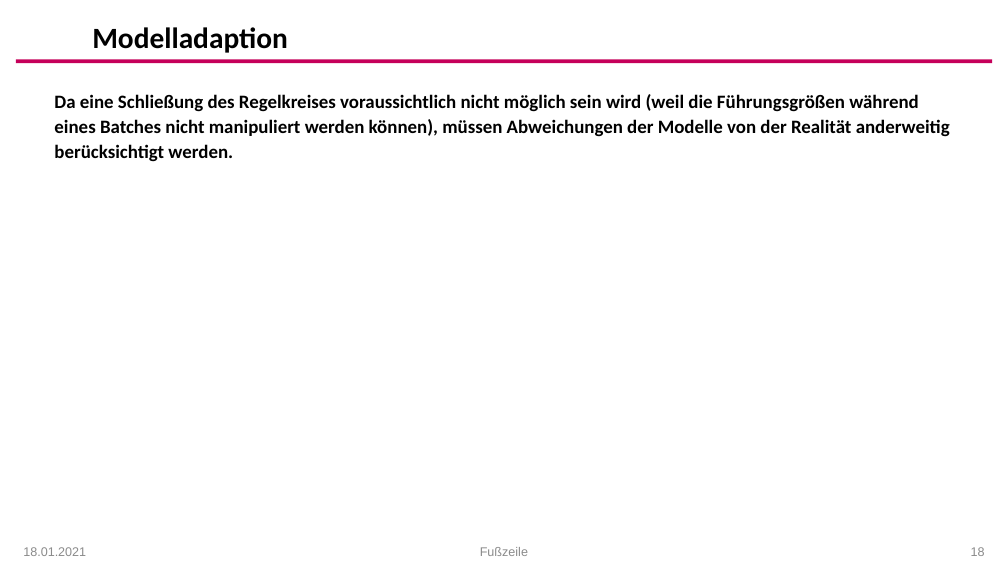
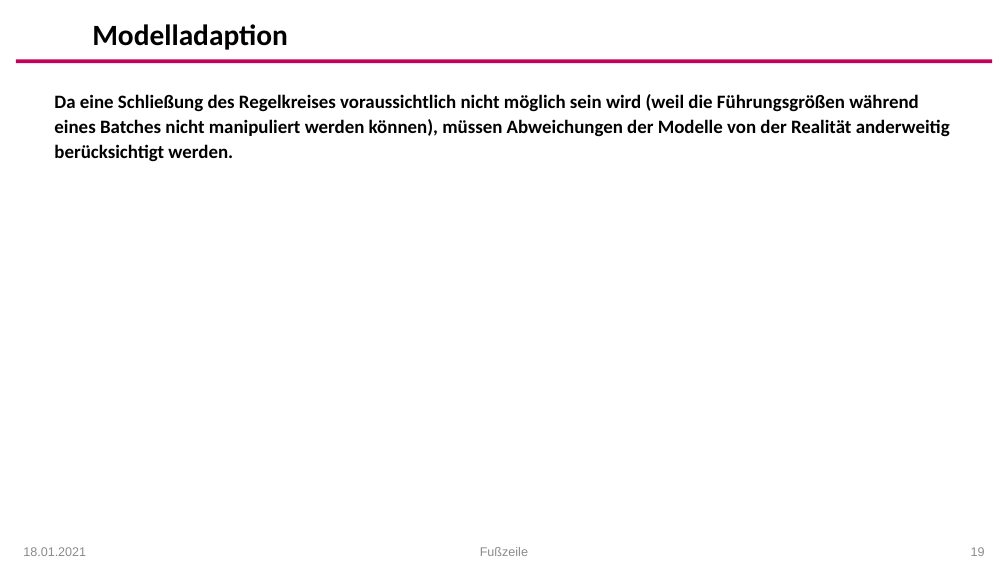
Before and after one commit to arehmer/DigitalTwinInjectionMoulding, a slide deck: slide 19 of Präsentationen/Kick-Off_Agenda.pptx (slide 18 before the commit). Drawn at 1008x567 pixels with LibreOffice and Linux fonts; fonts in the diff are those of the drawing; background and template pictures are left out. Boxes give left, top, right and bottom in pixels: in the first picture for what was removed or moved away, otherwise in the second. Text is boxed around its words. In the diff, an @@ line names an element or a change of style, - is before the commit and + after.

```diff
--- a/Präsentationen/Kick-Off_Agenda.pptx
+++ b/Präsentationen/Kick-Off_Agenda.pptx
@@ text "Modelladaption" at [92,24,288,50]: line spacing 1 to 0.9 @@
```
Also in this commit, not shown: 22 other slides changed, 1 slide added, 1 slide removed, 4 other files.
